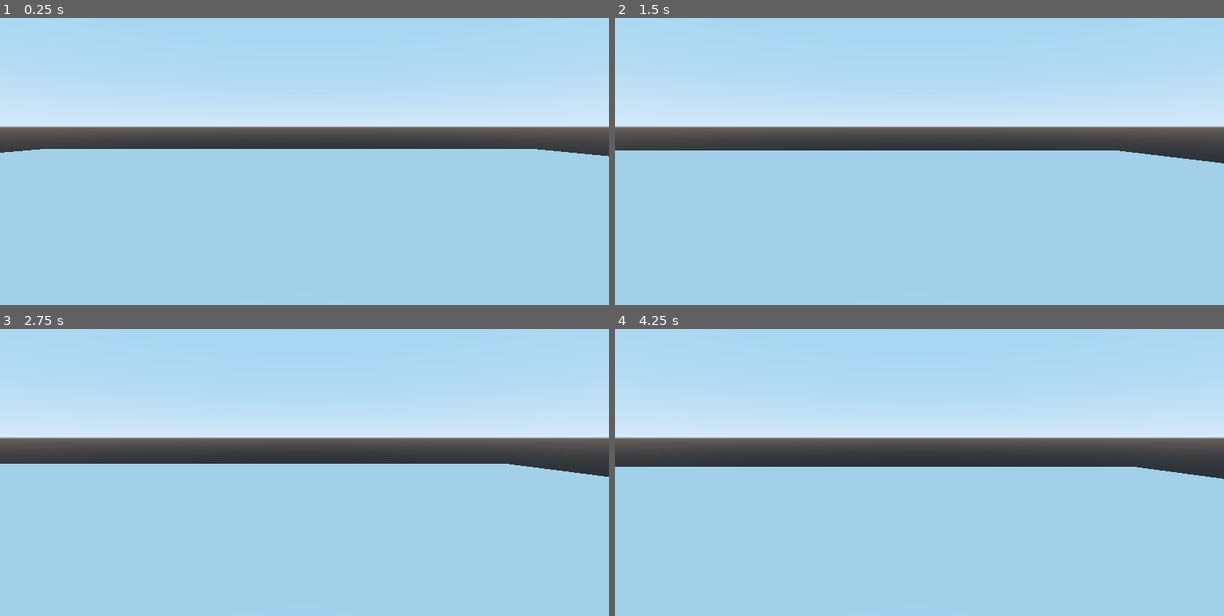
Above: before the commit, frames 1-4 (two rows, left to right).
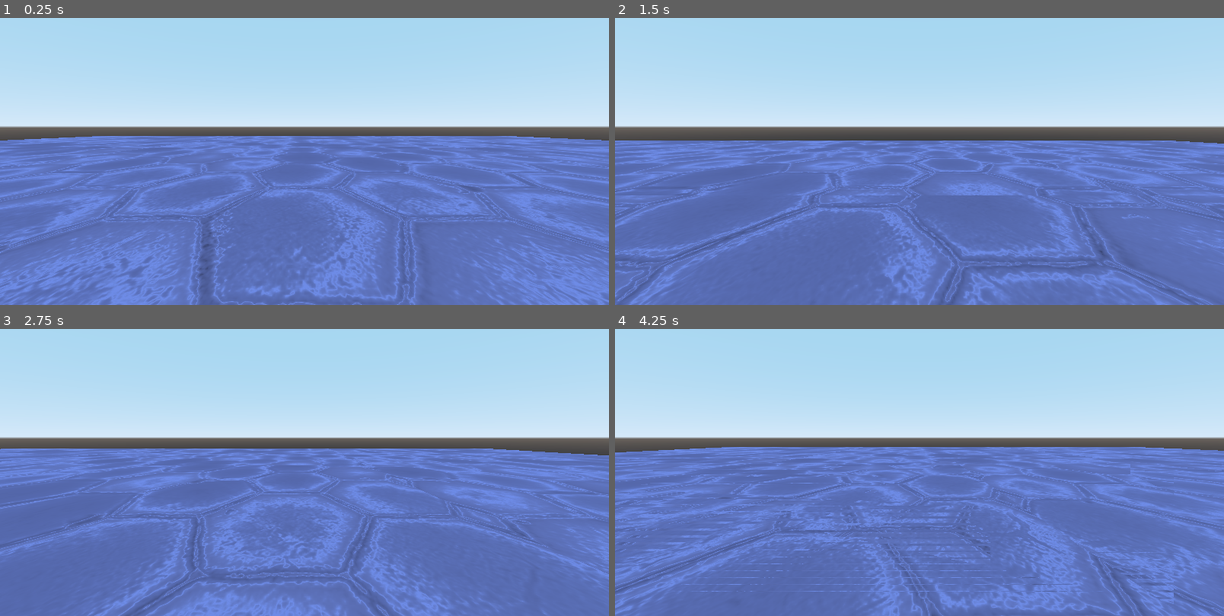
Above: after the commit, the same moments.

Repository: kblauhut/cool-mobile-game
Game: Godot game, scene res://src/Level.tscn
The game is run twice, just before and just after one commit, with the same random seed, the same clock (stepped at 60 frames per second) and the same inputs. The project has no main scene, so this scene is started directly.
Inputs:
- Up to frame 1 (0.25 s): no input
- Up to frame 2 (1.5 s): hold D (move_right) 0.53-1.28 s; hold A (move_left) from 1.28 s (still down)
- Up to frame 3 (2.75 s): release A (move_left) at 2.03 s; hold D (move_right) from 2.03 s (still down)
- Up to frame 4 (4.25 s): release D (move_right) at 3.53 s; hold A (move_left) from 3.53 s (still down)

The runs differ from the first frame. In frame 1, 59% of the frame differs, in the area x 0-100%, y 41-100%; in frame 2, 57%; in frame 3, 58%; in frame 4, 59%.

Commit message:
-Added self repeating map

Diff:
--- a/godot/src/Level.tscn
+++ b/godot/src/Level.tscn
@@ -1,36 +1,21 @@
-[gd_scene load_steps=6 format=2]
+[gd_scene load_steps=5 format=2]
 
 [ext_resource path="res://src/Level.gd" type="Script" id=1]
 [ext_resource path="res://src/Player.gd" type="Script" id=2]
+[ext_resource path="res://src/Map.gd" type="Script" id=3]
 
-
-
-[sub_resource type="BoxShape" id=3]
-extents = Vector3( 15, 1, 15 )
-
-[sub_resource type="CubeMesh" id=4]
-size = Vector3( 30, 2, 30 )
-
-[sub_resource type="CapsuleShape" id=5]
+[sub_resource type="CapsuleShape" id=1]
 radius = 0.5
 height = 0.291171
 
 [node name="Level" type="Spatial"]
 script = ExtResource( 1 )
 
-[node name="Floor" type="StaticBody" parent="."]
-transform = Transform( 1, 0, 0, 0, 1, 0, 0, 0, 1, 0, -1, 0 )
-
-[node name="CollisionShape" type="CollisionShape" parent="Floor"]
-shape = SubResource( 3 )
-
-[node name="MeshInstance" type="MeshInstance" parent="Floor"]
-transform = Transform( 1, 0, 0, 0, 1, 0, 0, 0, 1, 1.06903, -0.0100226, -0.941057 )
-mesh = SubResource( 4 )
-material/0 = null
+[node name="Map" type="Node" parent="."]
+script = ExtResource( 3 )
 
 [node name="Player" type="KinematicBody" parent="."]
-transform = Transform( 1, 0, 0, 0, 1, 0, 0, 0, 1, 0, 0.103498, 0 )
+transform = Transform( 1, 0, 0, 0, 1, 0, 0, 0, 1, 0, 0.104309, 0 )
 script = ExtResource( 2 )
 
 [node name="Head" type="Spatial" parent="Player"]
--- /dev/null
+++ b/godot/src/Map.gd
@@ -0,0 +1,48 @@
+extends Node
+
+const TILE_SIZE = 20
+const LEVEL_LENGHT = 2
+const LEVEL_WIDTH = 3
+
+var tileX = 0;
+var tileZ = 0;
+
+func _ready():
+	spawn_tiles()
+
+func _physics_process(delta):
+	update()
+
+func coordinates():
+	var x = floor(get_parent().get_node("Player").get_translation().x)
+	var z = floor(get_parent().get_node("Player").get_translation().z)
+	x = int(x / TILE_SIZE)
+	z = int(z / TILE_SIZE) % LEVEL_WIDTH
+	return [x, z]
+
+func update():
+	var new_coordinates = coordinates()
+
+	if new_coordinates[0] > tileX:
+		tileX = new_coordinates[0]
+		spawn_tiles()
+
+
+	if new_coordinates[1] != tileZ:
+		tileZ = new_coordinates[1]
+		print("moved tileZ")
+
+func spawn_tiles():
+	var x = int(floor(get_parent().get_node("Player").get_translation().x))
+	var z = int(floor(get_parent().get_node("Player").get_translation().z))
+	var y = int(floor(get_parent().get_node("Player").get_translation().y))
+
+	for i in LEVEL_LENGHT:
+		for n in LEVEL_WIDTH:
+			var tile_scene = load("res://src/tiles/Tile.tscn")
+			var new_tile = tile_scene.instance()
+			var offsetX = x + TILE_SIZE / 2 + i * TILE_SIZE
+			var offsetZ = z + TILE_SIZE * (n - floor(LEVEL_WIDTH/2))
+
+			new_tile.set_translation(Vector3(offsetX, y, offsetZ))
+			self.get_parent().call_deferred("add_child", new_tile)
--- a/godot/src/Player.gd
+++ b/godot/src/Player.gd
@@ -2,12 +2,12 @@
 
 var velocity = Vector3()
 
-var gravity = -9.8;
+var gravity = -9.8 * 5
 
-const MAX_VELOCITY = 40;
-const ACCEL = 3;
-const STRAFE_SPEED = 5;
-const STRAFE_ACCEL = 2;
+const MAX_VELOCITY = 10
+const ACCEL = 3
+const STRAFE_SPEED = 10
+const STRAFE_ACCEL = 2
 
 # Called when the node enters the scene tree for the first time.
 func _ready():
@@ -17,11 +17,11 @@
 	velocity = Vector3()
 
 	if Input.is_action_pressed("move_left"):
-		velocity.z = -5
+		velocity.z = -STRAFE_SPEED
 	if Input.is_action_pressed("move_right"):
-		velocity.z = 5
+		velocity.z = STRAFE_SPEED
 
 
 	velocity.y += gravity * delta
-	velocity.x = 1
+	velocity.x = MAX_VELOCITY
 	move_and_slide(velocity)
--- /dev/null
+++ b/godot/src/tiles/Tile.tscn
@@ -0,0 +1,24 @@
+[gd_scene load_steps=5 format=2]
+
+[ext_resource path="res://textures/Tiles72_rgh.jpg" type="Texture" id=1]
+
+[sub_resource type="CubeMesh" id=1]
+
+[sub_resource type="SpatialMaterial" id=6]
+albedo_color = Color( 0.678431, 0.67451, 1, 1 )
+normal_enabled = true
+normal_scale = 16.0
+normal_texture = ExtResource( 1 )
+
+[sub_resource type="ConcavePolygonShape" id=4]
+data = PoolVector3Array( -1, 1, 1, 1, 1, 1, -1, -1, 1, 1, 1, 1, 1, -1, 1, -1, -1, 1, 1, 1, -1, -1, 1, -1, 1, -1, -1, -1, 1, -1, -1, -1, -1, 1, -1, -1, 1, 1, 1, 1, 1, -1, 1, -1, 1, 1, 1, -1, 1, -1, -1, 1, -1, 1, -1, 1, -1, -1, 1, 1, -1, -1, -1, -1, 1, 1, -1, -1, 1, -1, -1, -1, 1, 1, 1, -1, 1, 1, 1, 1, -1, -1, 1, 1, -1, 1, -1, 1, 1, -1, -1, -1, 1, 1, -1, 1, -1, -1, -1, 1, -1, 1, 1, -1, -1, -1, -1, -1 )
+
+[node name="Tile" type="MeshInstance"]
+transform = Transform( 10, 0, 0, 0, 0.5, 0, 0, 0, 10, 0, -0.5, 0 )
+mesh = SubResource( 1 )
+material/0 = SubResource( 6 )
+
+[node name="StaticBody" type="StaticBody" parent="."]
+
+[node name="CollisionShape" type="CollisionShape" parent="StaticBody"]
+shape = SubResource( 4 )
Not shown: 1 places in godot/src/Level.tscn that only renumber resources
Binary file added: godot/textures/Tiles72_rgh.jpg
Not shown, added: godot/textures/Tiles72_rgh.jpg.import
